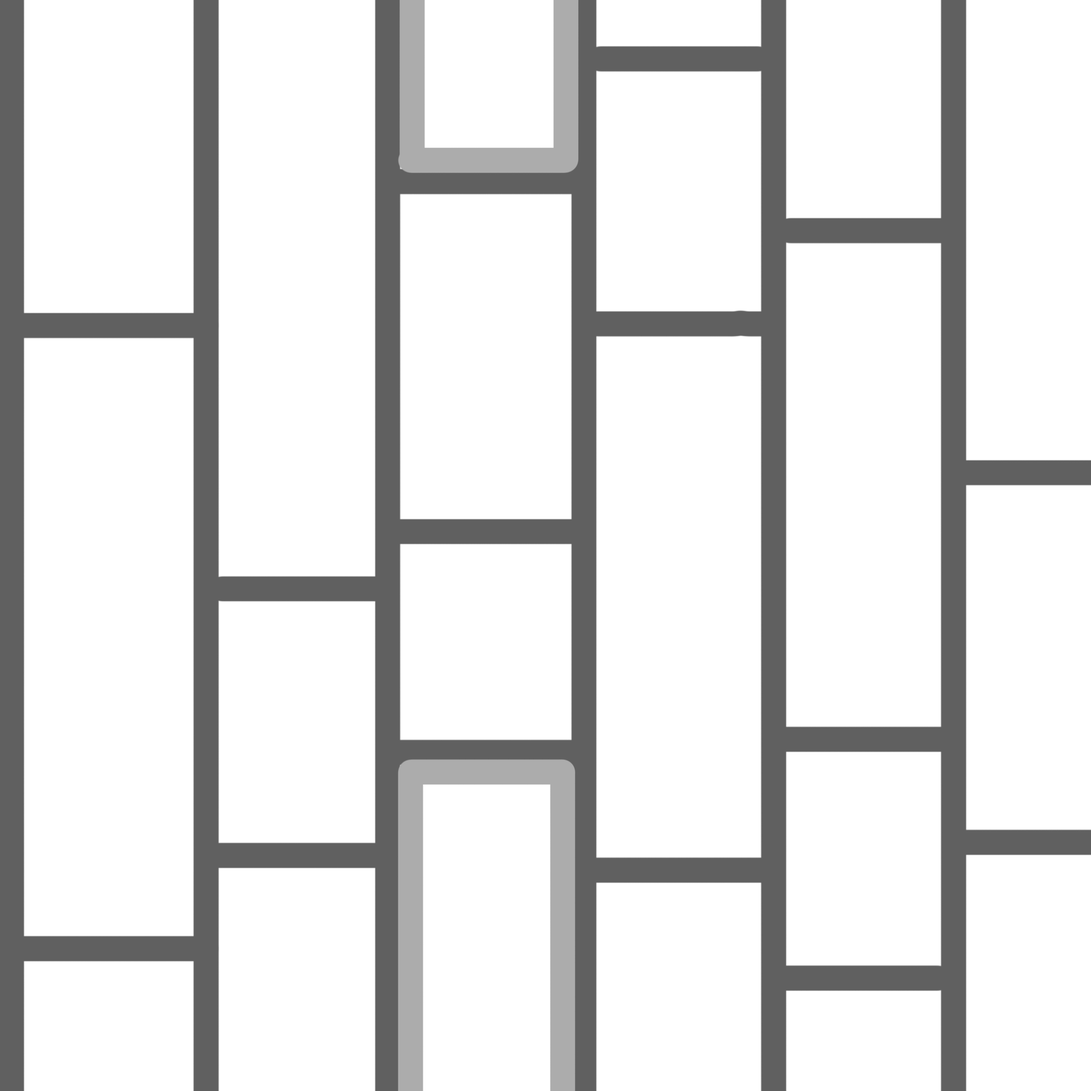
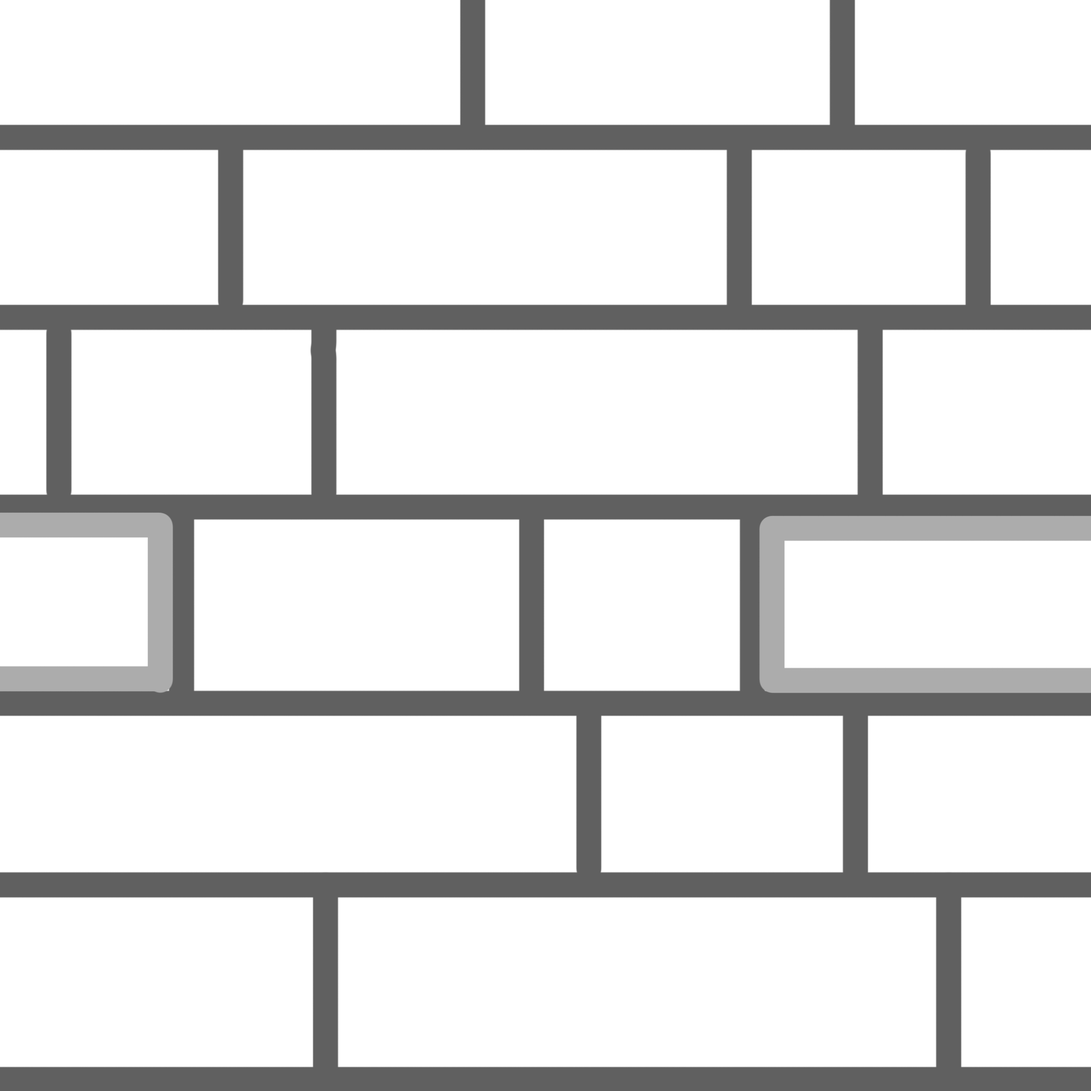
The second (1091, 1091) image is a revision of the first. Changes to its layers:
painted on "Background copy" over bbox(0, 0, 1091, 1091)
painted on "Layer 1" over bbox(0, 0, 1091, 1091)
